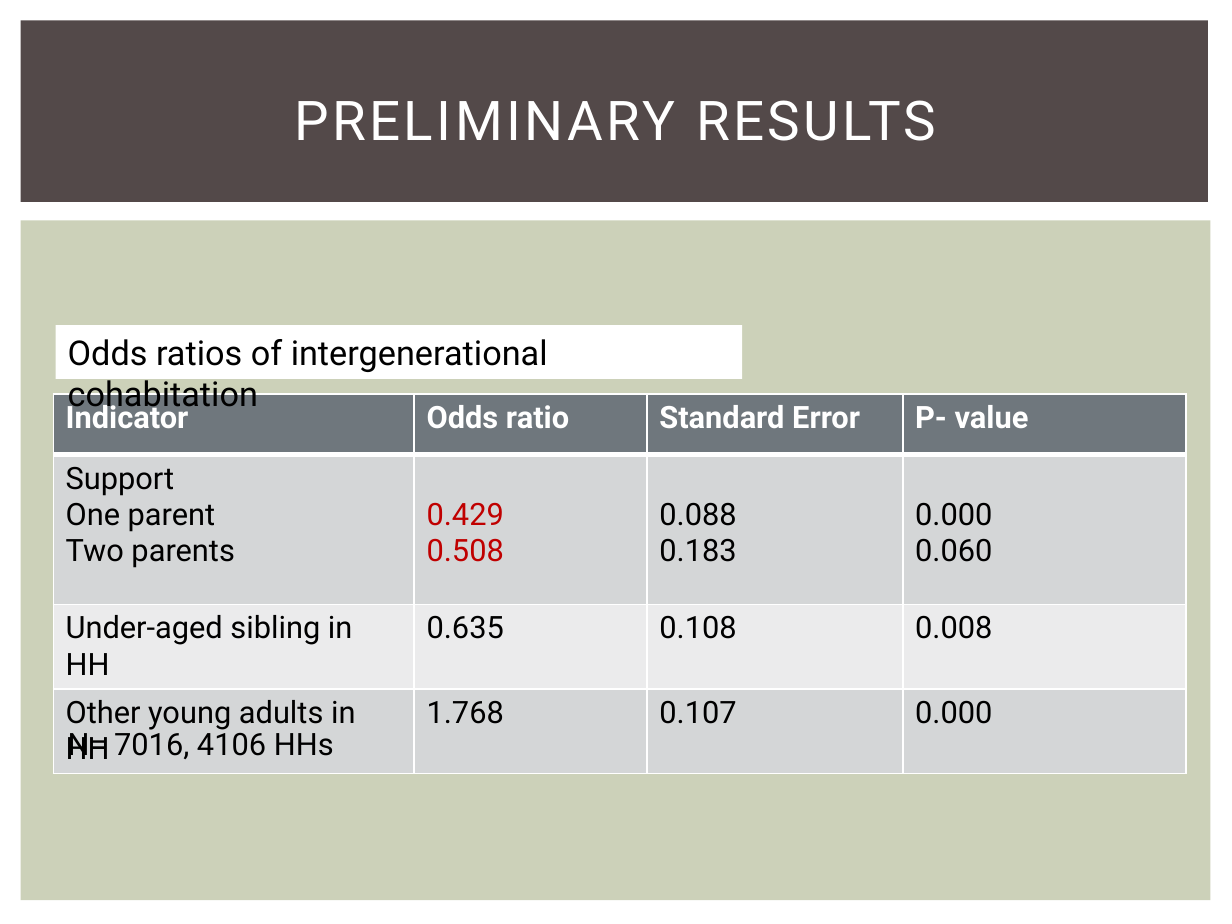
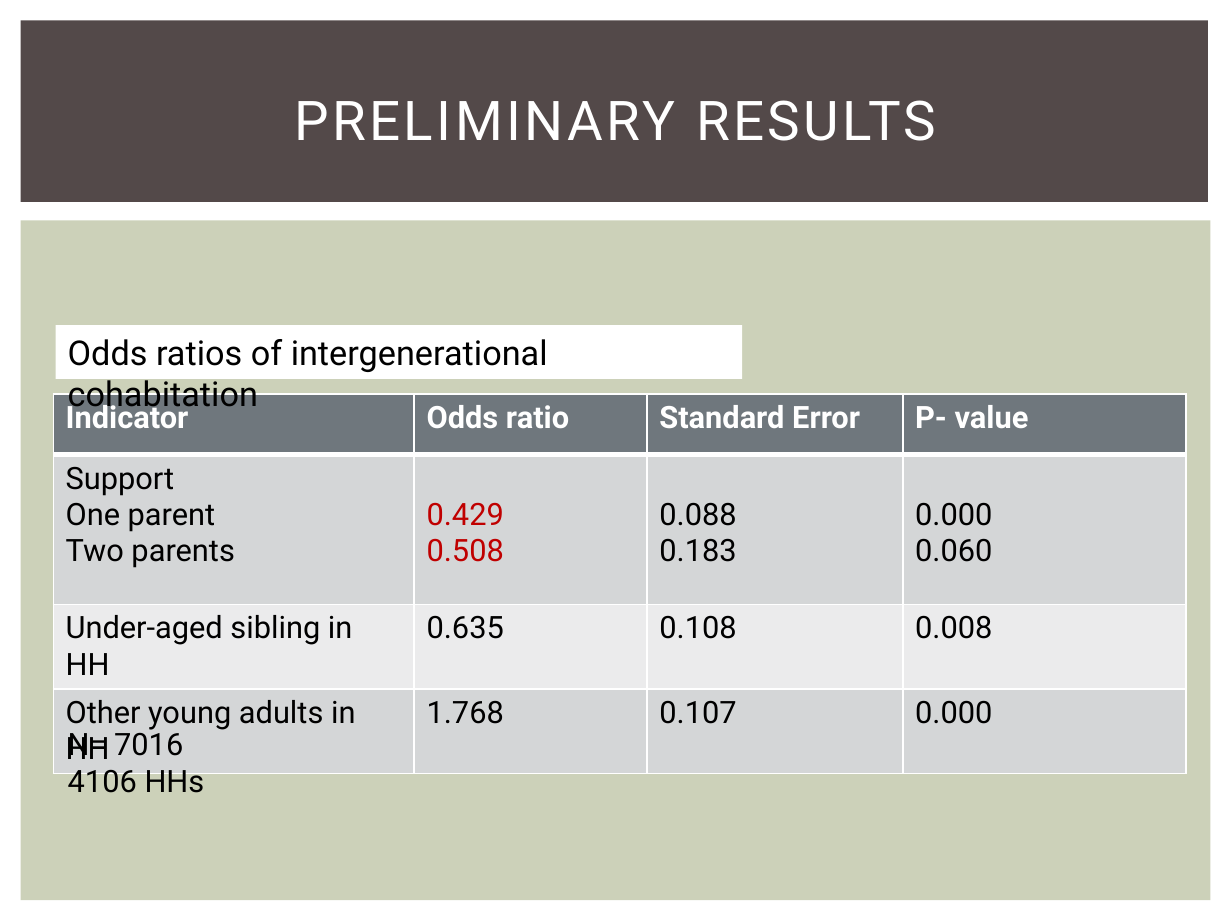
Before and after one commit to Drs-Jusy-Fischges/Solidaritaet, a slide deck: slide 11 of Poster & Präsis/Coll_Tubi.pptx. Drawn at 1232x924 pixels with LibreOffice and Linux fonts; fonts in the diff are those of the drawing. Boxes give left, top, right and bottom in pixels: in the first picture for what was removed or moved away, otherwise in the second. Text is boxed around its words. In the diff, an @@ line names an element or a change of style, - is before the commit and + after.

```diff
--- a/Poster & Präsis/Coll_Tubi.pptx
+++ b/Poster & Präsis/Coll_Tubi.pptx
@@ text at box(68, 727, 205, 793): text changed @@
-N= 7016, 4106 HHs
+N= 7016
+4106 HHs
```
Also in this commit, not shown: 6 other slides changed.
